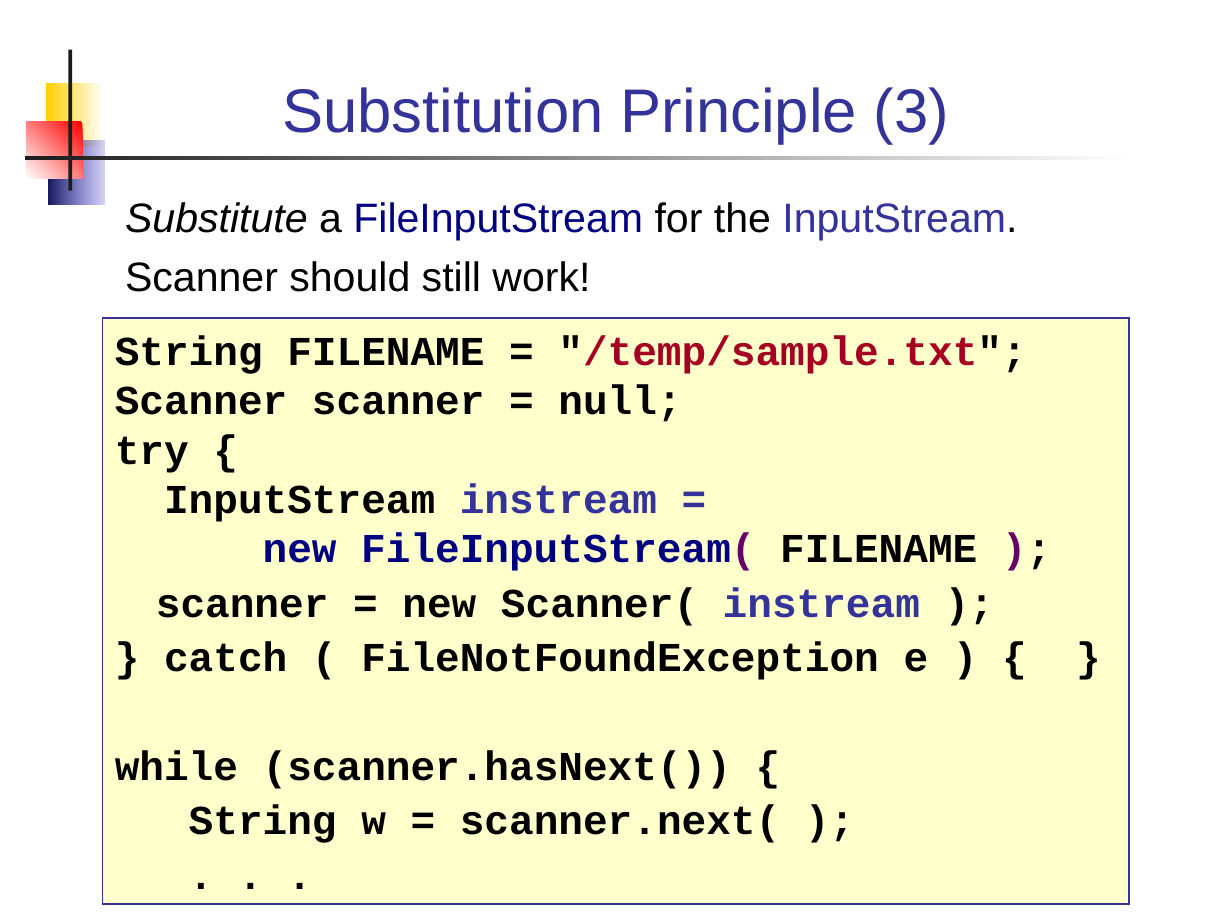
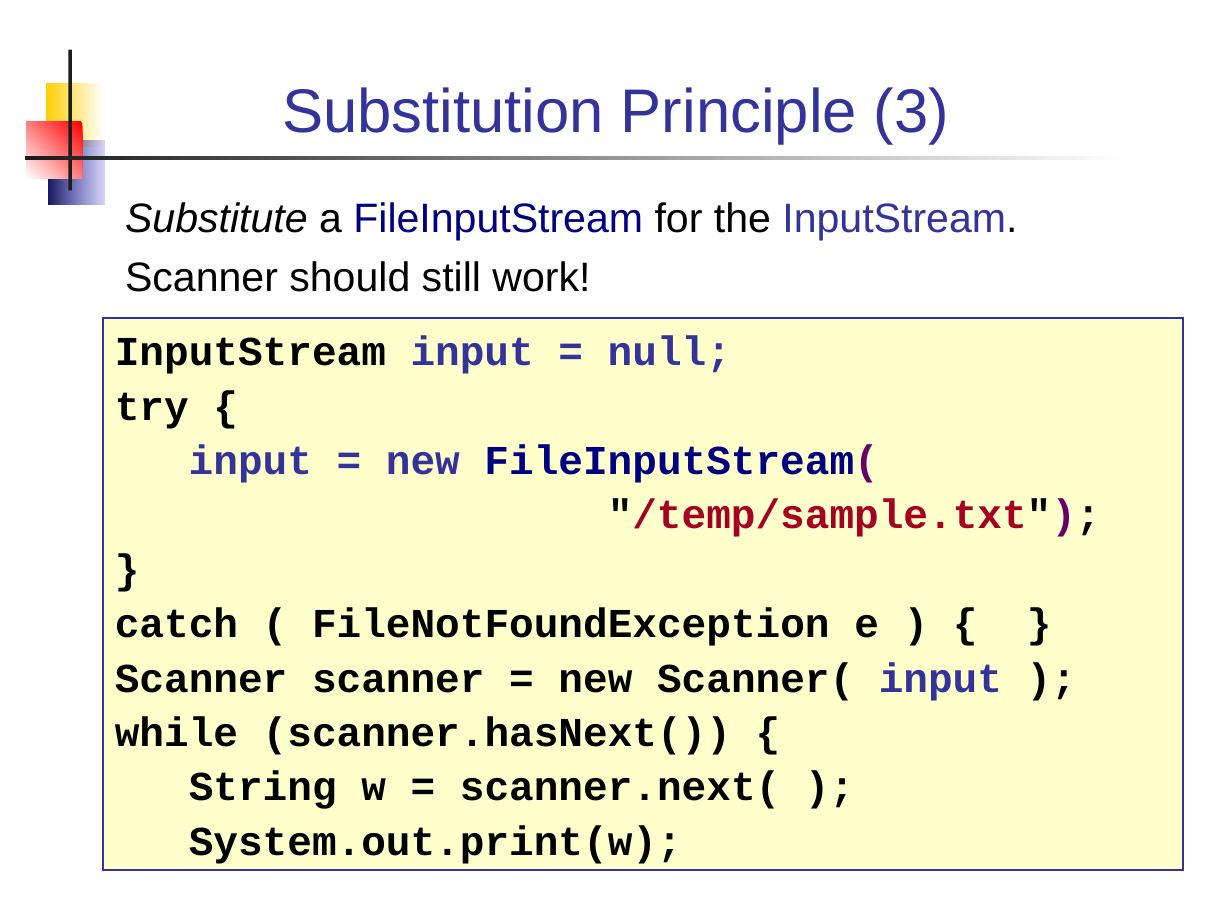
Before and after one commit to skeoop/skeoop.github.io, a slide deck: slide 8 of week4/Inheritance-2-Design.ppt. Drawn at 1232x924 pixels with LibreOffice and Linux fonts; fonts in the diff are those of the drawing. Boxes give left, top, right and bottom in pixels: in the first picture for what was removed or moved away, otherwise in the second. Text is boxed around its words. In the diff, an @@ line names an element or a change of style, - is before the commit and + after.

```diff
--- a/week4/Inheritance-2-Design.ppt
+++ b/week4/Inheritance-2-Design.ppt
@@ rectangle "InputStream input = null;" resized from (x1=102, y1=318, x2=1129, y2=903) to (x1=102, y1=318, x2=1183, y2=870) @@
@@ text in rectangle at (x1=115, y1=335, x2=731, y2=374): text changed @@
-String FILENAME = "/temp/sample.txt";
-Scanner scanner = null;
+InputStream input = null;
@@ text in rectangle at (x1=115, y1=392, x2=189, y2=429): more space between paragraphs @@
@@ text in rectangle at (x1=115, y1=444, x2=1101, y2=701): text changed @@
-InputStream instream =
-new FileInputStream( FILENAME );
-scanner = new Scanner( instream );
-} catch ( FileNotFoundException e ) { }
+input = new FileInputStream(
+"/temp/sample.txt");
+}
+catch ( FileNotFoundException e ) { }
+Scanner scanner = new Scanner( input );
@@ text in rectangle at (x1=189, y1=825, x2=682, y2=864): text changed @@
-. . .
+System.out.print(w);
```
Also in this commit, not shown: 12 other slides changed, 2 slides added, 2 slides removed, 3 other files.
